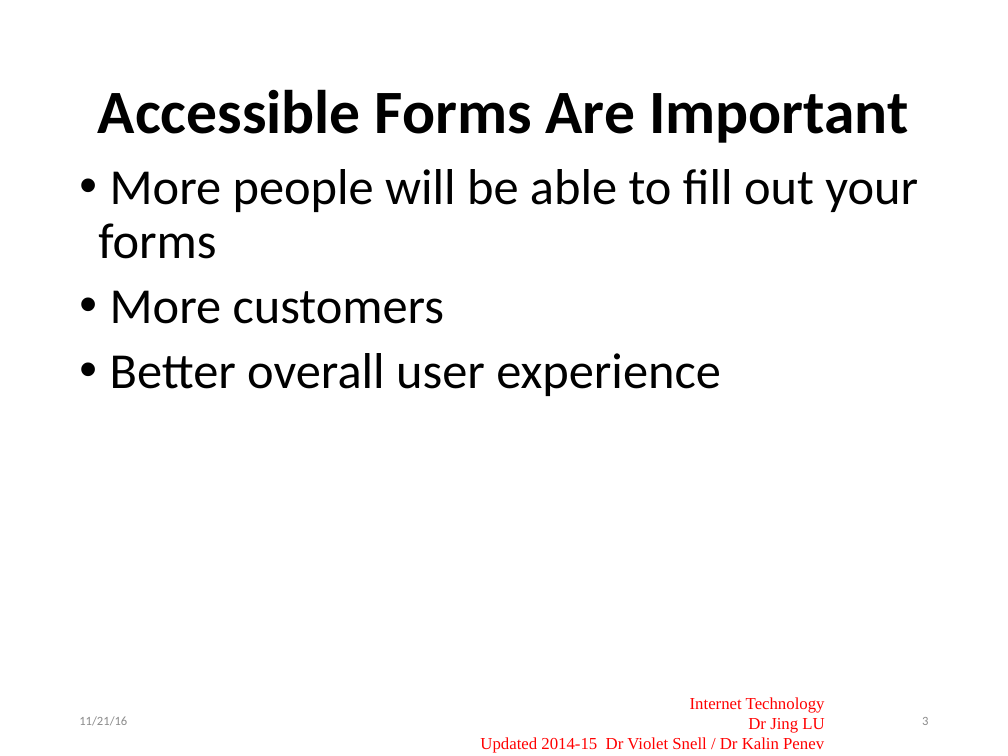
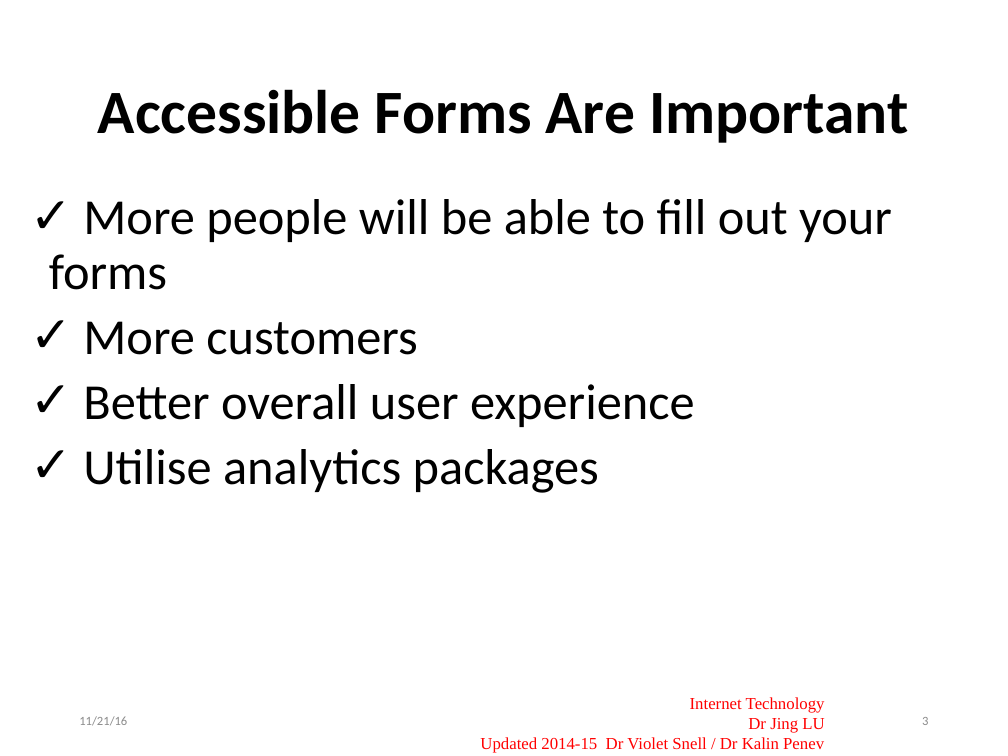
Before and after one commit to joeappleton18/cda400, a slide deck: slide 3 of sessions/week9/slides.pptx. Drawn at 1008x756 pixels with LibreOffice and Linux fonts; fonts in the diff are those of the drawing; background and template pictures are left out. Boxes give left, top, right and bottom in pixels: in the first picture for what was removed or moved away, otherwise in the second. Text is boxed around its words. In the diff, an @@ line names an element or a change of style, - is before the commit and + after.

```diff
--- a/sessions/week9/slides.pptx
+++ b/sessions/week9/slides.pptx
@@ text "More people will be able ...": place and size @@
-text "More people will be able ..." at (98, 169, 918, 396)
+text "More people will be able ..." at (49, 199, 892, 493)
@@ text at (49, 199, 892, 427): bullet • to ✓ @@
@@ text at (83, 449, 599, 493): paragraph added @@
+✓ Utilise analytics packages
```
Also in this commit, not shown: 4 slides added, 8 slides removed, 1 other file.
